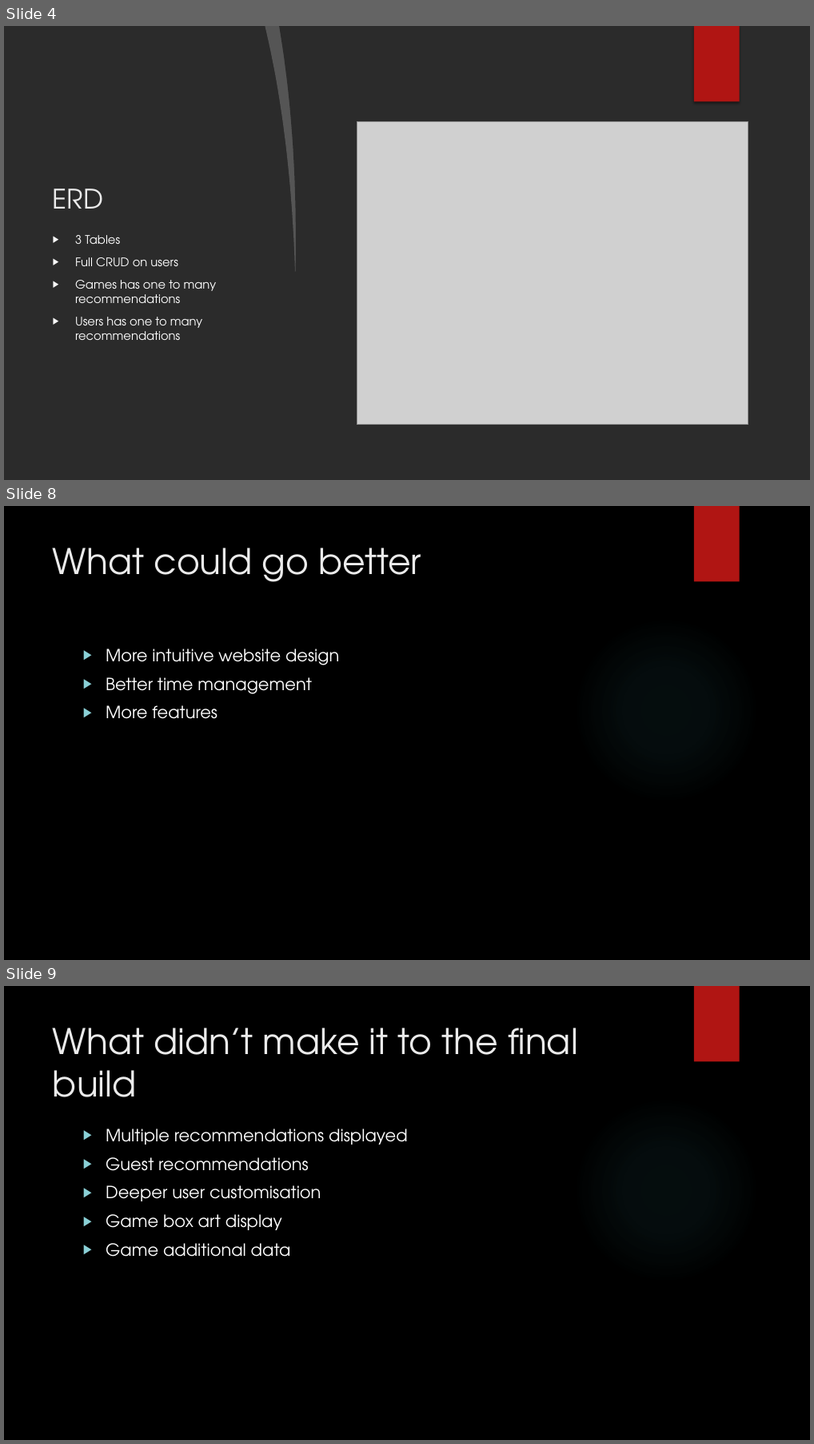
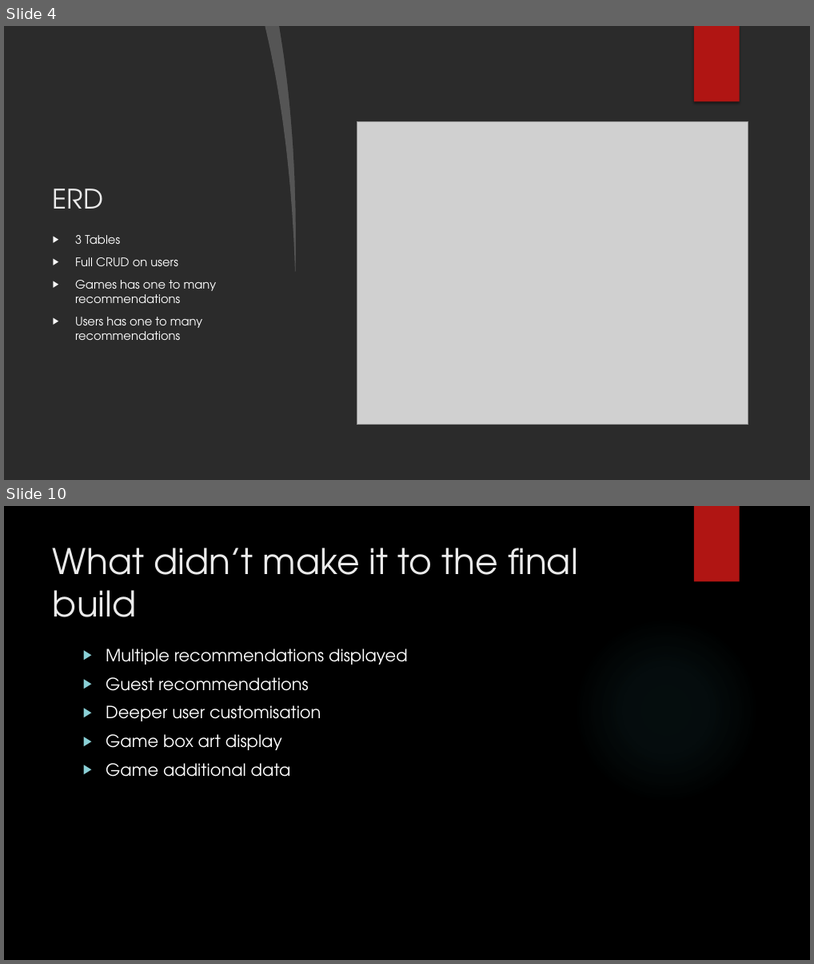
Before and after one commit to EkowTheGreat/QACstuff, a slide deck: SoloProj/Presentation.pptx. Shown one above the other, each under a label of ours: slides 4, 8 and 9 before the commit, slides 4 and 10 after it; the slides between them are not shown. The pictures are 814x1444 and 814x964 pixels, drawn with LibreOffice and Linux fonts; fonts in the diff are those of the drawing; grey boxes stand for pictures; background and template pictures are left out; a plain dark background stands for a picture behind light text. Boxes give left, top, right and bottom in pixels: in the first picture for what was removed or moved away, otherwise in the second. Text is boxed around its words. In the diff, an @@ line names an element or a change of style, - is before the commit and + after.

```diff
--- a/SoloProj/Presentation.pptx
+++ b/SoloProj/Presentation.pptx
@@ slide 8 removed at (4,506,810,960), background picture (left out); not listed: 2 template elements that a slide beside it also shows @@
@@ title removed at (53,548,422,582) @@
-What could go better
@@ text removed at (106,648,339,719) @@
-▶ More intuitive website design
-▶ Better time management
-▶ More features
@@ what was slide 9 is now slide 10 @@
```
Also in this commit, not shown: 5 slides changed, 3 slides added.
